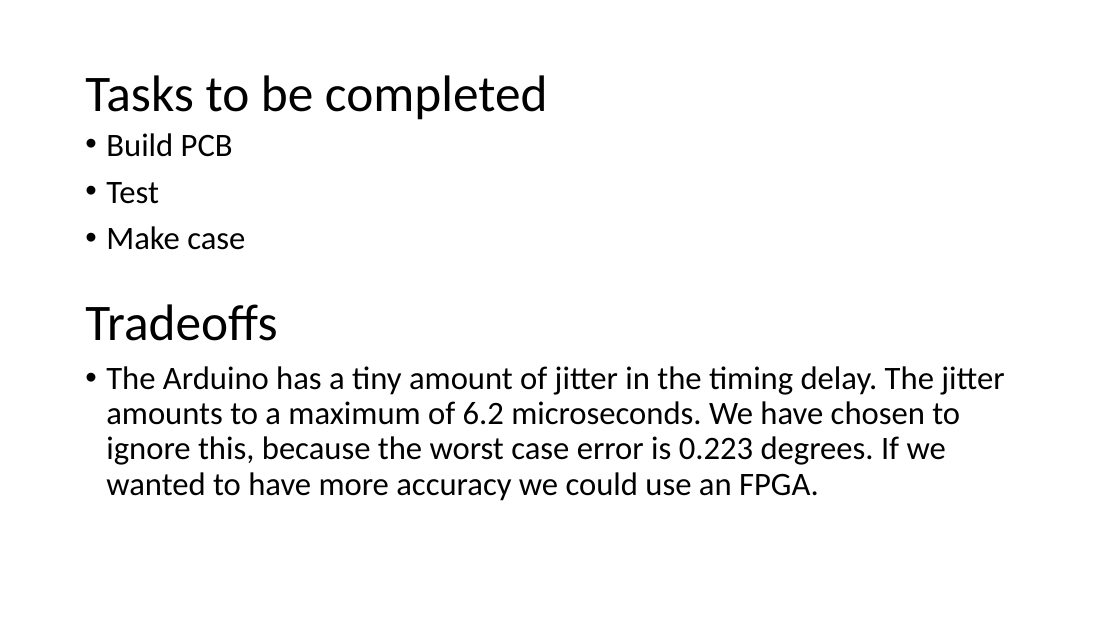
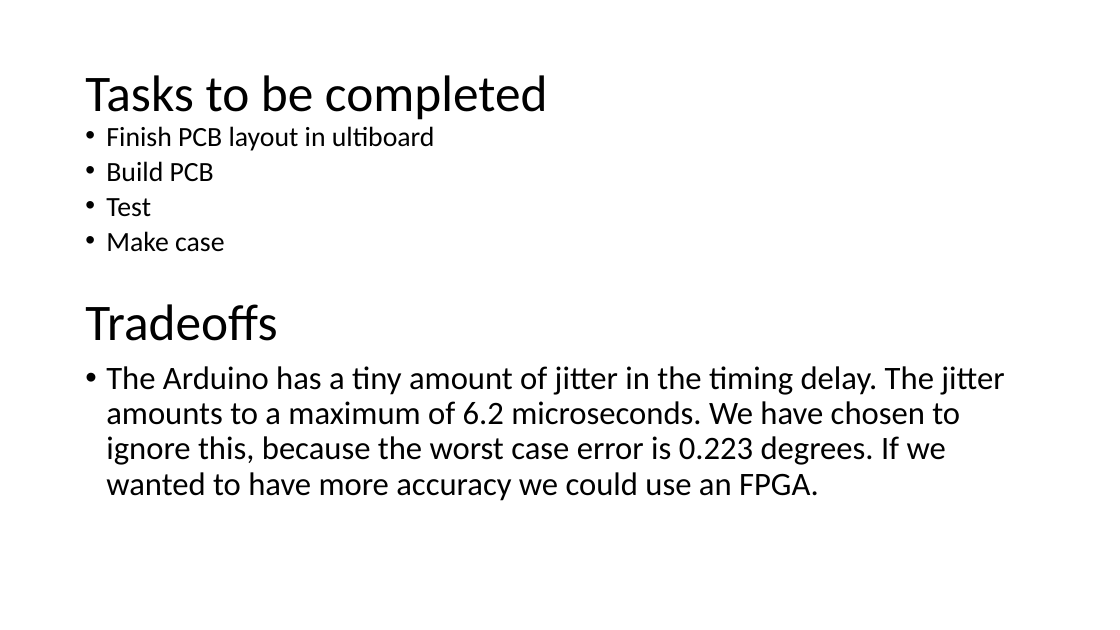
Before and after one commit to SolidEkans/Flux-Capacitors, a slide deck: slide 10 of DESIGN_DOCUMENTATION/Critical_Design_Review.Flux_Capacitors.pptx. Drawn at 1120x630 pixels with LibreOffice and Linux fonts; fonts in the diff are those of the drawing. Boxes give left, top, right and bottom in pixels: in the first picture for what was removed or moved away, otherwise in the second. Text is boxed around its words. In the diff, an @@ line names an element or a change of style, - is before the commit and + after.

```diff
--- a/DESIGN_DOCUMENTATION/Critical_Design_Review.Flux_Capacitors.pptx
+++ b/DESIGN_DOCUMENTATION/Critical_Design_Review.Flux_Capacitors.pptx
@@ text at box(106, 126, 435, 151): paragraph added @@
+• Finish PCB layout in ultiboard
@@ text at box(106, 161, 224, 252): size 28 to 23.8 pt in "Build PCB", "Test", "Make case"; line spacing 0.9 to 0.7 @@
```
Also in this commit, not shown: 1 other slide changed.
